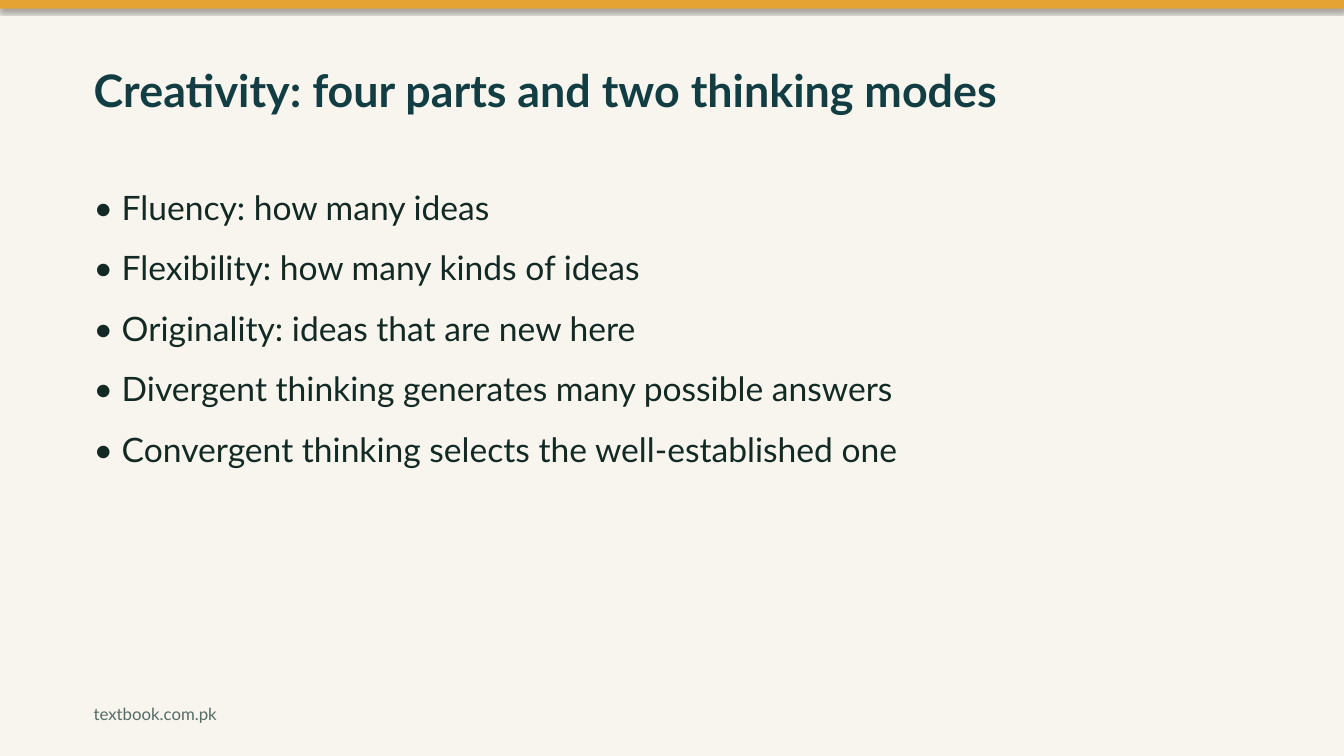
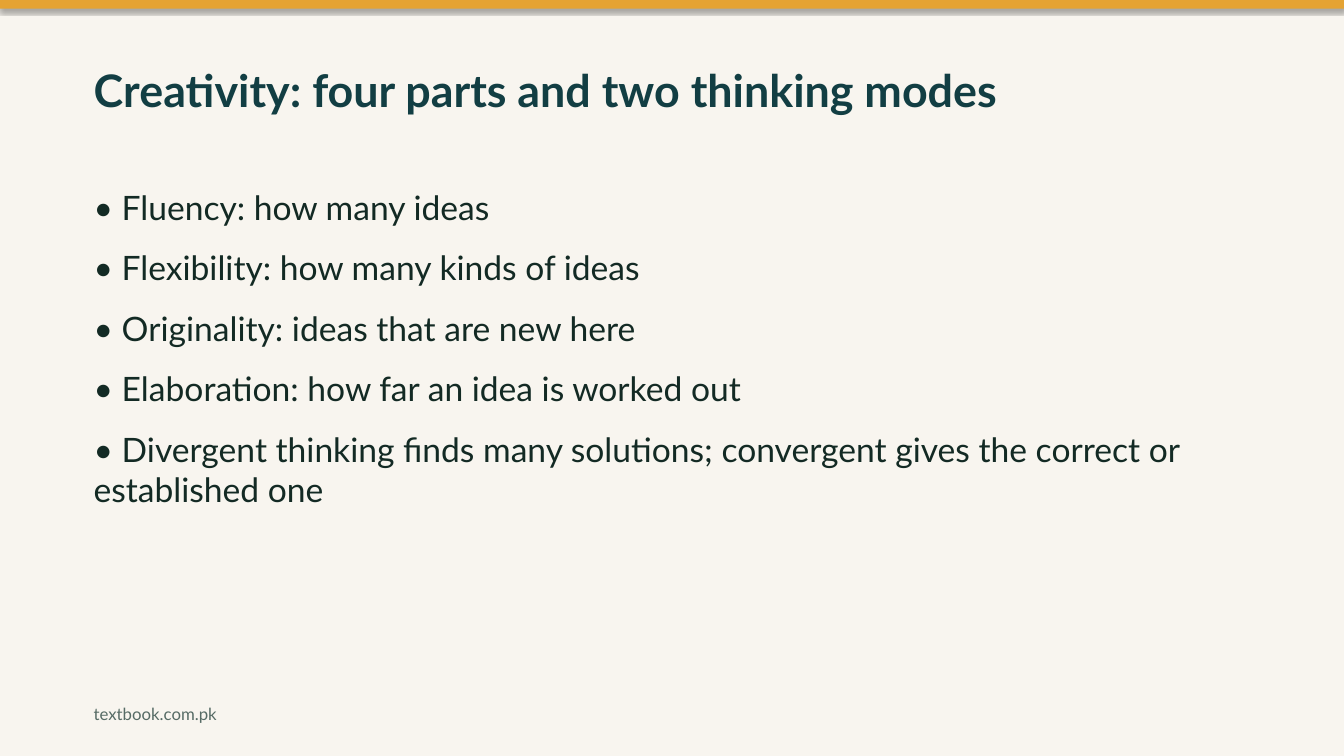
Before and after one commit to channayousif/mega-textbook-for-B.Ed-2026, a slide deck: slide 10 of static/studio/slides/efmp-301/unit-05.en.pptx. Drawn at 1344x756 pixels with LibreOffice and Linux fonts; fonts in the diff are those of the drawing. Boxes give left, top, right and bottom in pixels: in the first picture for what was removed or moved away, otherwise in the second. Text is boxed around its words. In the diff, an @@ line names an element or a change of style, - is before the commit and + after.

```diff
--- a/static/studio/slides/efmp-301/unit-05.en.pptx
+++ b/static/studio/slides/efmp-301/unit-05.en.pptx
@@ text at box(94, 376, 1180, 503): text changed @@
-• Divergent thinking generates many possible answers
-• Convergent thinking selects the well-established one
+• Elaboration: how far an idea is worked out
+• Divergent thinking finds many solutions; convergent gives the correct or established one
```
Also in this commit, not shown: 1 other slide changed, 3 other files.
